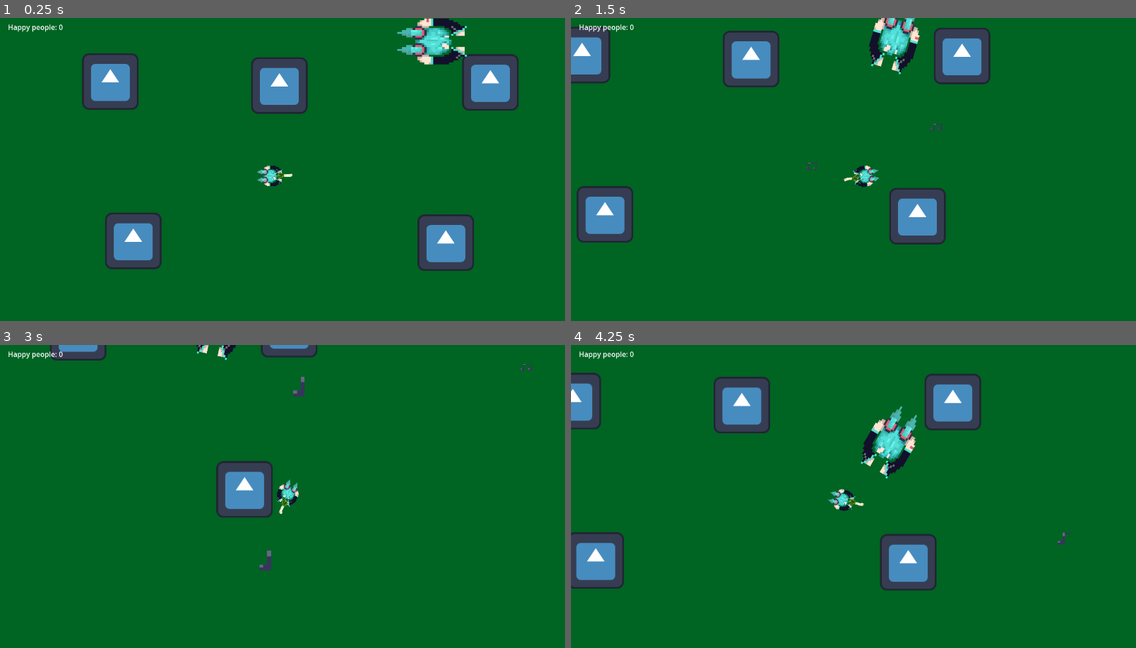
Above: before the commit, frames 1-4 (two rows, left to right).
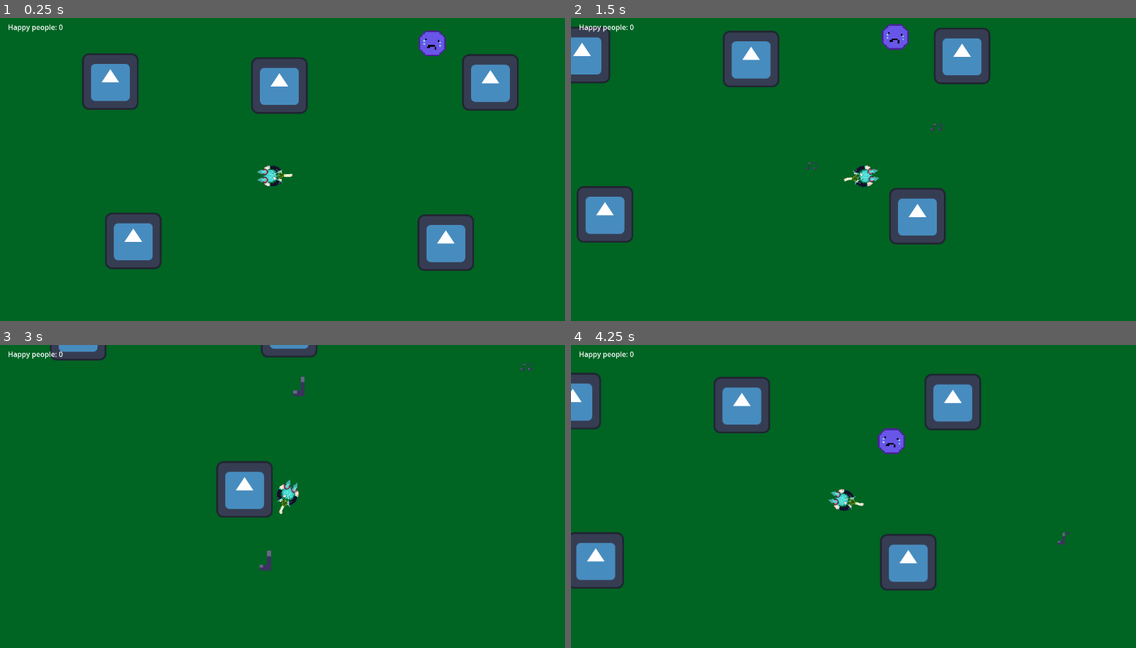
Above: after the commit, the same moments.

Repository: AsaM1taka/Shooter-Game
Game: Godot game, scene res://Scenes/shoot er.tscn
Same seed, same stepped clock (60 frames per second), same inputs: the game is played once before the commit and once after it. The engine's default icon, where the game draws it, is replaced by a stand-in: a white triangle on a blue panel in a dark square.
Inputs (mouse positions are in pixels of both pictures, inside the frame that each line leads up to):
- Up to frame 1 (0.25 s): no input
- Up to frame 2 (1.5 s): tap Enter at 0.5 s; move the mouse to (977, 160) at 0.52 s; hold D (move_right) 0.53-1.28 s; click (977, 160) at 0.6 s; move the mouse to (740, 193) at 1.27 s; hold S (move_down) from 1.28 s (still down); click (740, 193) at 1.35 s
- Up to frame 3 (3 s): move the mouse to (339, 432) at 2.02 s; release S (move_down) at 2.03 s; hold D (move_right) 2.03-2.78 s; click (339, 432) at 2.1 s; move the mouse to (254, 566) at 2.77 s; hold W (move_up) from 2.78 s (still down); click (254, 566) at 2.85 s
- Up to frame 4 (4.25 s): move the mouse to (1023, 551) at 3.52 s; release W (move_up) at 3.53 s; hold A (move_left) from 3.53 s (still down); click (1023, 551) at 3.6 s

The runs differ from the first frame. In frame 1, 1.2% of the frame differs, in the area x 70-83%, y 0-16%; in frame 2, 1.1%; in frame 3, 0.1%; in frame 4, 1.2%.

Commit message:
replacing placeholder enemy sprites with actual sprites

Diff:
--- a/shooter-shooter/Scenes/enemy.tscn
+++ b/shooter-shooter/Scenes/enemy.tscn
@@ -1,7 +1,7 @@
 [gd_scene load_steps=5 format=3 uid="uid://c8nn2vckjtl6y"]
 
 [ext_resource type="Script" uid="uid://bw7jy2hsuuecv" path="res://scripts/enemy.gd" id="1_1f0kj"]
-[ext_resource type="Texture2D" uid="uid://digr0hmsse8t" path="res://Assets/Miku Pixel Art.png" id="2_1f0kj"]
+[ext_resource type="Texture2D" uid="uid://ckin80slssxu" path="res://Assets/Sad guy.png" id="2_1f0kj"]
 
 [sub_resource type="RectangleShape2D" id="RectangleShape2D_4gyqm"]
 size = Vector2(69.5, 60.5)
@@ -15,8 +15,9 @@
 script = ExtResource("1_1f0kj")
 
 [node name="Sprite2D" type="Sprite2D" parent="."]
-position = Vector2(1, -2)
-scale = Vector2(0.617188, 0.523438)
+texture_filter = 1
+position = Vector2(3, 6)
+scale = Vector2(0.718, 0.718)
 texture = ExtResource("2_1f0kj")
 
 [node name="CollisionShape2D" type="CollisionShape2D" parent="."]
--- a/shooter-shooter/scripts/enemy.gd
+++ b/shooter-shooter/scripts/enemy.gd
@@ -9,7 +9,7 @@
 
 var hit_points: int = 1
 
-var changedsprite: Texture2D = preload("res://Assets/leek gun.png")
+var changedsprite: Texture2D = preload("res://Assets/Happy guy.png")
 
 var sprite: Sprite2D = null
 
@@ -18,9 +18,9 @@
 func _ready() -> void:
 	sprite = $Sprite2D
 
-func _process(delta: float) -> void:
-	if player != null and not is_dead:
-		look_at(player.global_position)
+#func _process(delta: float) -> void:
+	#if player != null and not is_dead:
+		#look_at(player.global_position)
 
 func _physics_process(delta: float) -> void:
 	if player != null and not is_dead:
Binary file added: shooter-shooter/Assets/Happy guy.png
Not shown, added: shooter-shooter/Assets/Happy guy.png.import
Binary file added: shooter-shooter/Assets/Sad guy.png
Not shown, added: shooter-shooter/Assets/Sad guy.png.import
